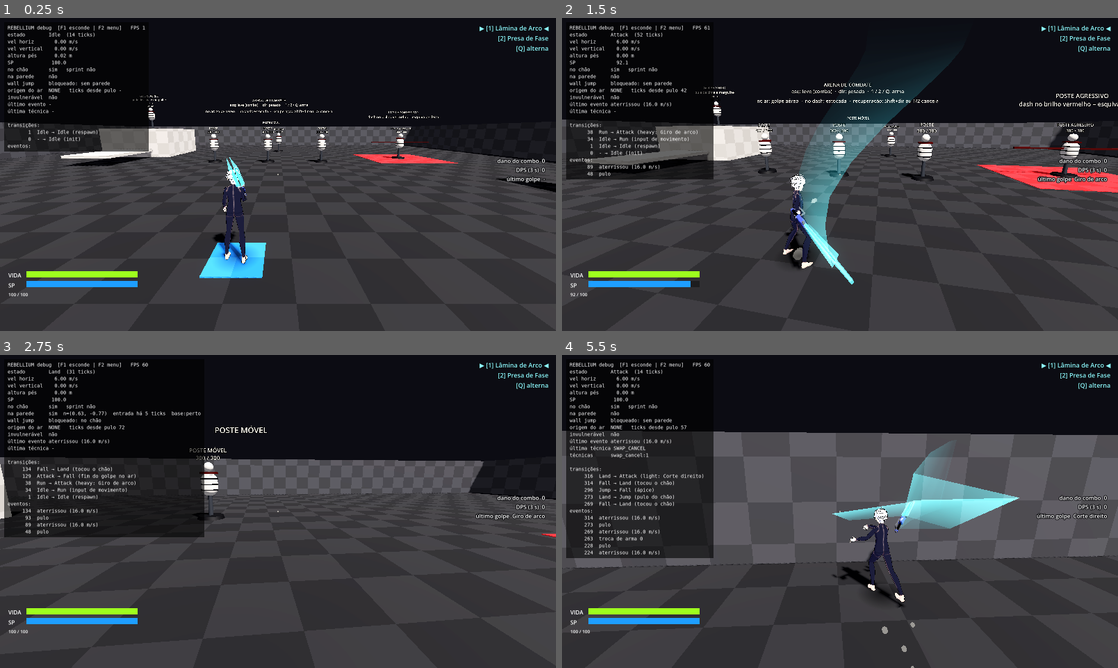
Above: before the commit, frames 1-4 (two rows, left to right).
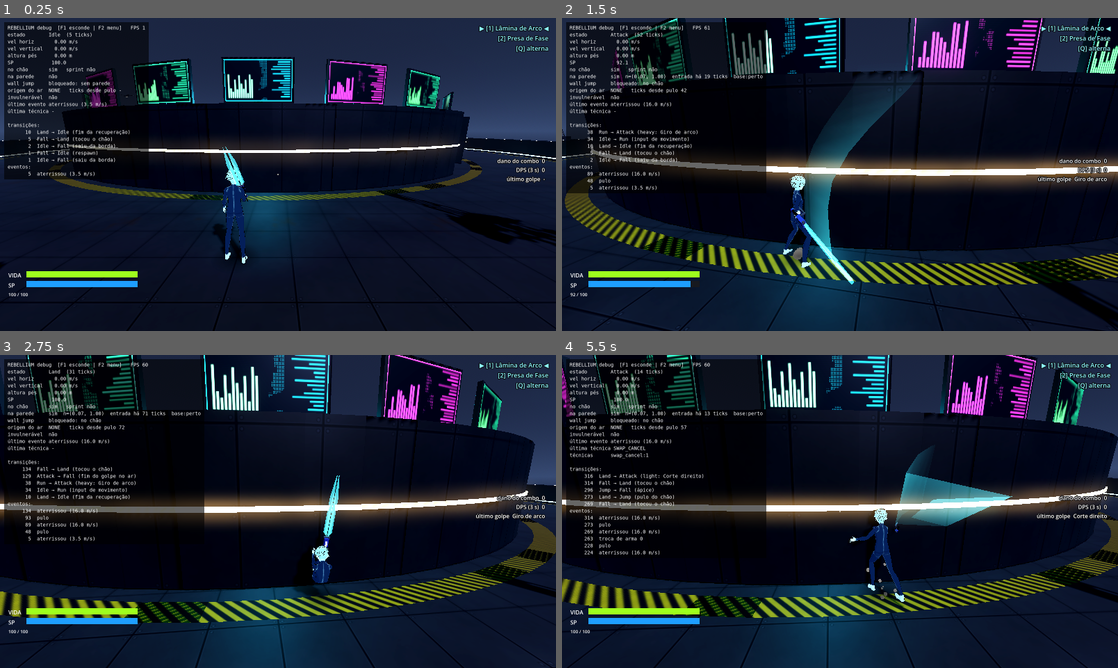
Above: after the commit, the same moments.

Repository: hugolnieri/Rebellium
Game: Godot game, scene res://scenes/arenas/SkyArena.tscn
The game is run twice, just before and just after one commit, with the same random seed, the same clock (stepped at 60 frames per second) and the same inputs. Before the commit the project starts from res://scenes/arenas/CombatArena.tscn.
Inputs (mouse positions are in pixels of both pictures, inside the frame that each line leads up to):
- Up to frame 1 (0.25 s): no input
- Up to frame 2 (1.5 s): tap Enter at 0.5 s; move the mouse to (867, 174) at 0.52 s; hold W (move_forward) from 0.53 s (still down); right-click (867, 174) at 0.6 s; click (867, 174) at 0.67 s; tap Space (jump) at 0.77 s; move the mouse to (812, 174) at 1.27 s; click (812, 174) at 1.35 s
- Up to frame 3 (2.75 s): keep holding W (move_forward); tap Space (jump) at 1.52 s; move the mouse to (289, 505) at 2.02 s; tap V (shoulder_swap) at 2.1 s
- Up to frame 4 (5.5 s): keep holding W (move_forward); move the mouse to (834, 517) at 2.77 s; tap 1 (weapon_slot_1) at 2.85 s; click (834, 517) at 2.92 s; tap Space (jump) at 3.02, 3.77, 4.52 s; move the mouse to (878, 514) at 3.52 s; tap 2 (weapon_slot_2) at 3.6 s; move the mouse to (795, 508) at 4.27 s; tap Q (weapon_toggle) at 4.35 s; move the mouse to (845, 511) at 5.02 s; hold Shift from 5.03 s (still down); click (845, 511) at 5.17 s

The runs differ from the first frame. In frame 1, 83% of the frame differs, in the area x 0-100%, y 0-100%; in frame 2, 72%; in frame 3, 71%; in frame 4, 81%.

Commit message:
arena flutuante vira a cena inicial do jogo
Co-Authored-By: Claude Opus 5.5 <noreply@anthropic.com>
Claude-Session: https://claude.ai/code/session_01F2bQk4JmWMhxKZmCfNJjFU

Diff:
--- a/project.godot
+++ b/project.godot
@@ -7,7 +7,7 @@
 
 config/name="REBELLIUM"
 config/description="Acao acrobatica competitiva em terceira pessoa, 100% melee."
-run/main_scene="res://scenes/arenas/CombatArena.tscn"
+run/main_scene="res://scenes/arenas/SkyArena.tscn"
 config/features=PackedStringArray("4.7")
 
 [autoload]
--- a/scripts/core/scene_cycler.gd
+++ b/scripts/core/scene_cycler.gd
@@ -1,9 +1,9 @@
 extends Node
-## Autoload "SceneCycler": F3 alterna entre as cenas jogáveis (arena de combate, arena flutuante, percurso, arena livre).
+## Autoload "SceneCycler": F3 alterna entre as cenas jogáveis (arena flutuante, arena de combate, percurso, arena livre).
 
 const SCENES: Array[String] = [
+	"res://scenes/arenas/SkyArena.tscn",
 	"res://scenes/arenas/CombatArena.tscn",
-	"res://scenes/arenas/SkyArena.tscn",
 	"res://scenes/arenas/TrainingCourse.tscn",
 	"res://scenes/arenas/Arena.tscn",
 ]
Not shown, changed: CLAUDE.md
Not shown, changed: docs/ROTEIRO_TESTE.md
